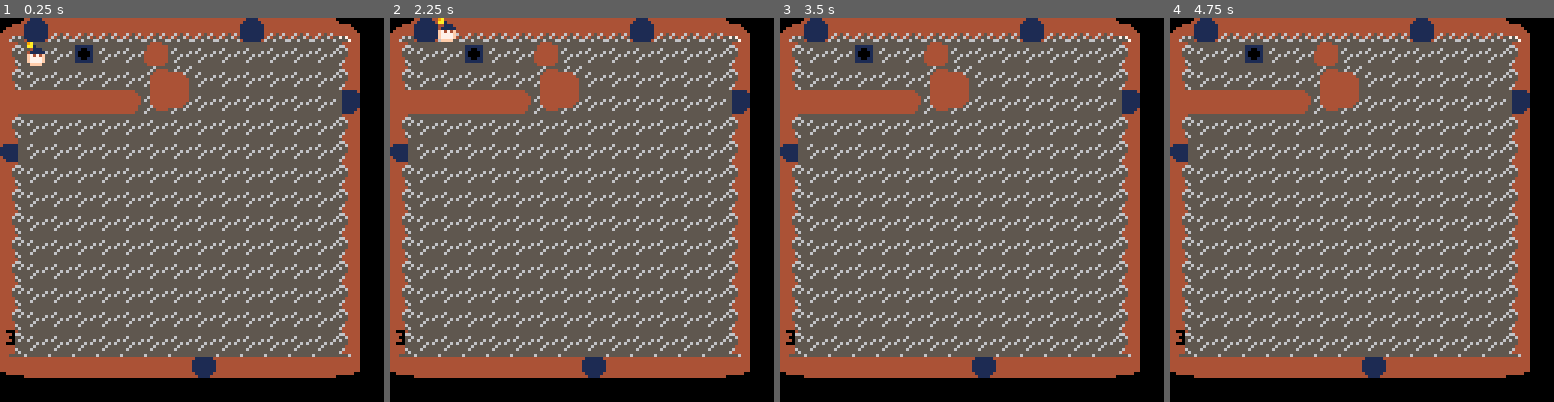
Above: before the commit, frames 1-4 (left to right).
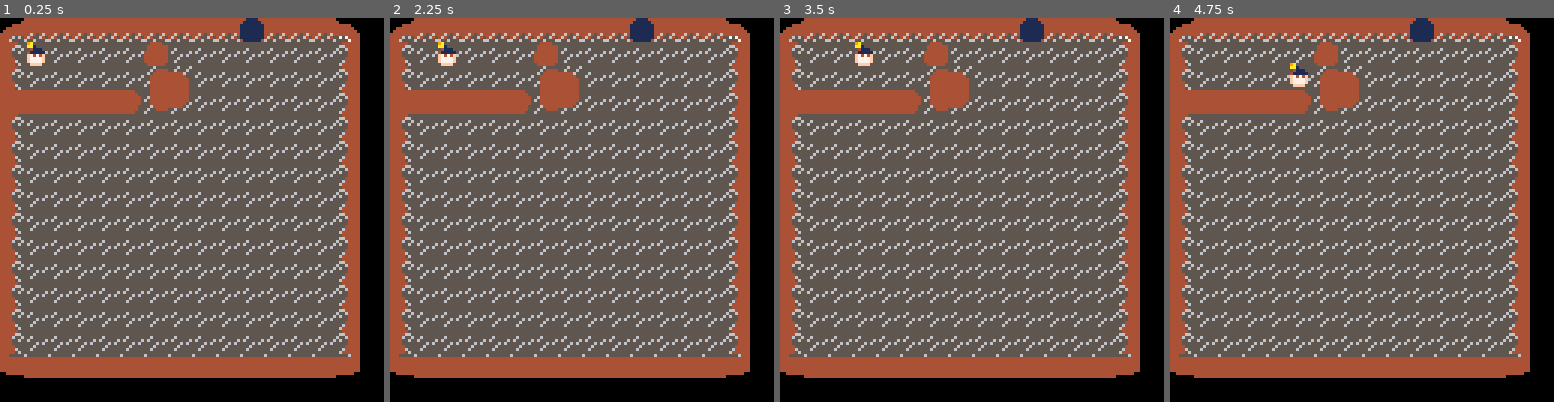
Above: after the commit, the same moments.

Repository: Cybrwire/pico8-tinkering
Game: PICO-8 cartridge ice_cave.p8
The game is run twice, just before and just after one commit, with the same random seed, the same clock (stepped at 60 frames per second) and the same inputs.
Inputs:
- Up to frame 1 (0.25 s): no input
- Up to frame 2 (2.25 s): hold Right 1.6-2.1 s; hold Up from 2.15 s (still down)
- Up to frame 3 (3.5 s): release Up at 2.42 s; hold Right 2.47-3.03 s; hold Left from 3.08 s (still down)
- Up to frame 4 (4.75 s): release Left at 3.58 s; hold Down 3.63-3.97 s; hold Right 4.02-4.68 s; hold Up from 4.73 s (still down)

The runs differ from the first frame. In frame 1, 1.5% of the frame differs, in the area x 0-94%, y 0-94%; in frame 2, 1.9%; in frame 3, 1.5%; in frame 4, 1.7%.

Commit message:
fixed: walk through walls bug

Diff:
--- a/ice_cave.p8
+++ b/ice_cave.p8
@@ -14,7 +14,7 @@
 	t_ice  = 4
 	t_hol  = 5
 	t_rdir = {[6]={x=1,y=0},[7]={x=0,y=-1},[8]={x=-1,y=0},[9]={x=0,y=1}}
-	t_door = {10,11,12,13}
+	t_door = {[10]=true,[11]=true,[12]=true,[13]=true}
 
 	fall_timer  = 0
 	plr    = {
@@ -62,7 +62,7 @@
 
  ---------debug----------
 
- print(tile,2,104,0)
+ --print(tile,2,104,0)
 end
 -->8
 --map
@@ -169,7 +169,7 @@
   elseif t_rdir[mv] then
    cx,cy = nx,ny
    redirect(_o,t_rdir[mv])
-  elseif t_door then
+  elseif t_door[mv] then
    cx,cy = nx,ny
    _o.v.x,_o.v.y = 0,0
    door()
@@ -216,8 +216,7 @@
 
 function can_move(_x,_y)
 	local t = mget(_x,_y)
-	if t == t_ice or t == t_bld or t == t_hol or t_rdir[t] or t == t_flr or t == t_door[1] or t == t_door[2] or t == t_door[3] or t == t_door[4] then
-  tile = t
+	if t == t_ice or t == t_bld or t == t_hol or t_rdir[t] or t == t_flr or t_door[t] then
   return t
  else
   return false
@@ -327,12 +326,12 @@
 00444444444444444444440000444444444444444444440000000000000000004444445544444444554444445554445500000000000000000000000000000000
 00000000444444440000000000000000444444440000000000000000000000004444455544444444555444445555555500000000000000000000000000000000
 __map__
-430a44444444444444440a444444451d00000000000000000000000000000000000000000000000000000000000000000000000000000000000000000000000000000000000000000000000000000000000000000000000000000000000000000000000000000000000000000000000000000000000000000000000000000000
-5303030503030203030303030303551c00000000000000000000000000000000000000000000000000000000000000000000000000000000000000000000000000000000000000000000000000000000000000000000000000000000000000000000000000000000000000000000000000000000000000000000000000000000
+434444444444444444440a444444451d00000000000000000000000000000000000000000000000000000000000000000000000000000000000000000000000000000000000000000000000000000000000000000000000000000000000000000000000000000000000000000000000000000000000000000000000000000000
+5303030303030203030303030303551c00000000000000000000000000000000000000000000000000000000000000000000000000000000000000000000000000000000000000000000000000000000000000000000000000000000000000000000000000000000000000000000000000000000000000000000000000000000
 5303030303034849030303030303551c00000000000000000000000000000000000000000000000000000000000000000000000000000000000000000000000000000000000000000000000000000000000000000000000000000000000000000000000000000000000000000000000000000000000000000000000000000000
-54545454546858590303030303030c2c00000000000000000000000000000000000000000000000000000000000000000000000000000000000000000000000000000000000000000000000000000000000000000000000000000000000000000000000000000000000000000000000000000000000000000000000000000000
+5454545454685859030303030303552c00000000000000000000000000000000000000000000000000000000000000000000000000000000000000000000000000000000000000000000000000000000000000000000000000000000000000000000000000000000000000000000000000000000000000000000000000000000
 5303030303030303030303030303551d00000000000000000000000000000000000000000000000000000000000000000000000000000000000000000000000000000000000000000000000000000000000000000000000000000000000000000000000000000000000000000000000000000000000000000000000000000000
-0d03030303030303030303030303551c00000000000000000000000000000000000000000000000000000000000000000000000000000000000000000000000000000000000000000000000000000000000000000000000000000000000000000000000000000000000000000000000000000000000000000000000000000000
+5303030303030303030303030303551c00000000000000000000000000000000000000000000000000000000000000000000000000000000000000000000000000000000000000000000000000000000000000000000000000000000000000000000000000000000000000000000000000000000000000000000000000000000
 5303030303030303030303030303551c00000000000000000000000000000000000000000000000000000000000000000000000000000000000000000000000000000000000000000000000000000000000000000000000000000000000000000000000000000000000000000000000000000000000000000000000000000000
 5303030303030303030303030303551c00000000000000000000000000000000000000000000000000000000000000000000000000000000000000000000000000000000000000000000000000000000000000000000000000000000000000000000000000000000000000000000000000000000000000000000000000000000
 5303030303030303030303030303551c00000000000000000000000000000000000000000000000000000000000000000000000000000000000000000000000000000000000000000000000000000000000000000000000000000000000000000000000000000000000000000000000000000000000000000000000000000000
@@ -341,5 +340,5 @@
 5303030303030303030303030303551f00000000000000000000000000000000000000000000000000000000000000000000000000000000000000000000000000000000000000000000000000000000000000000000000000000000000000000000000000000000000000000000000000000000000000000000000000000000
 5303030303030303030303030303551f00000000000000000000000000000000000000000000000000000000000000000000000000000000000000000000000000000000000000000000000000000000000000000000000000000000000000000000000000000000000000000000000000000000000000000000000000000000
 5303030303030303030303030303551c00000000000000000000000000000000000000000000000000000000000000000000000000000000000000000000000000000000000000000000000000000000000000000000000000000000000000000000000000000000000000000000000000000000000000000000000000000000
-63646464646464640b6464646464651c00000000000000000000000000000000000000000000000000000000000000000000000000000000000000000000000000000000000000000000000000000000000000000000000000000000000000000000000000000000000000000000000000000000000000000000000000000000
+6364646464646464646464646464651c00000000000000000000000000000000000000000000000000000000000000000000000000000000000000000000000000000000000000000000000000000000000000000000000000000000000000000000000000000000000000000000000000000000000000000000000000000000
 2d2e2e2e2e2e2e2e2b2b2b2b2b2b2b2c00000000000000000000000000000000000000000000000000000000000000000000000000000000000000000000000000000000000000000000000000000000000000000000000000000000000000000000000000000000000000000000000000000000000000000000000000000000
